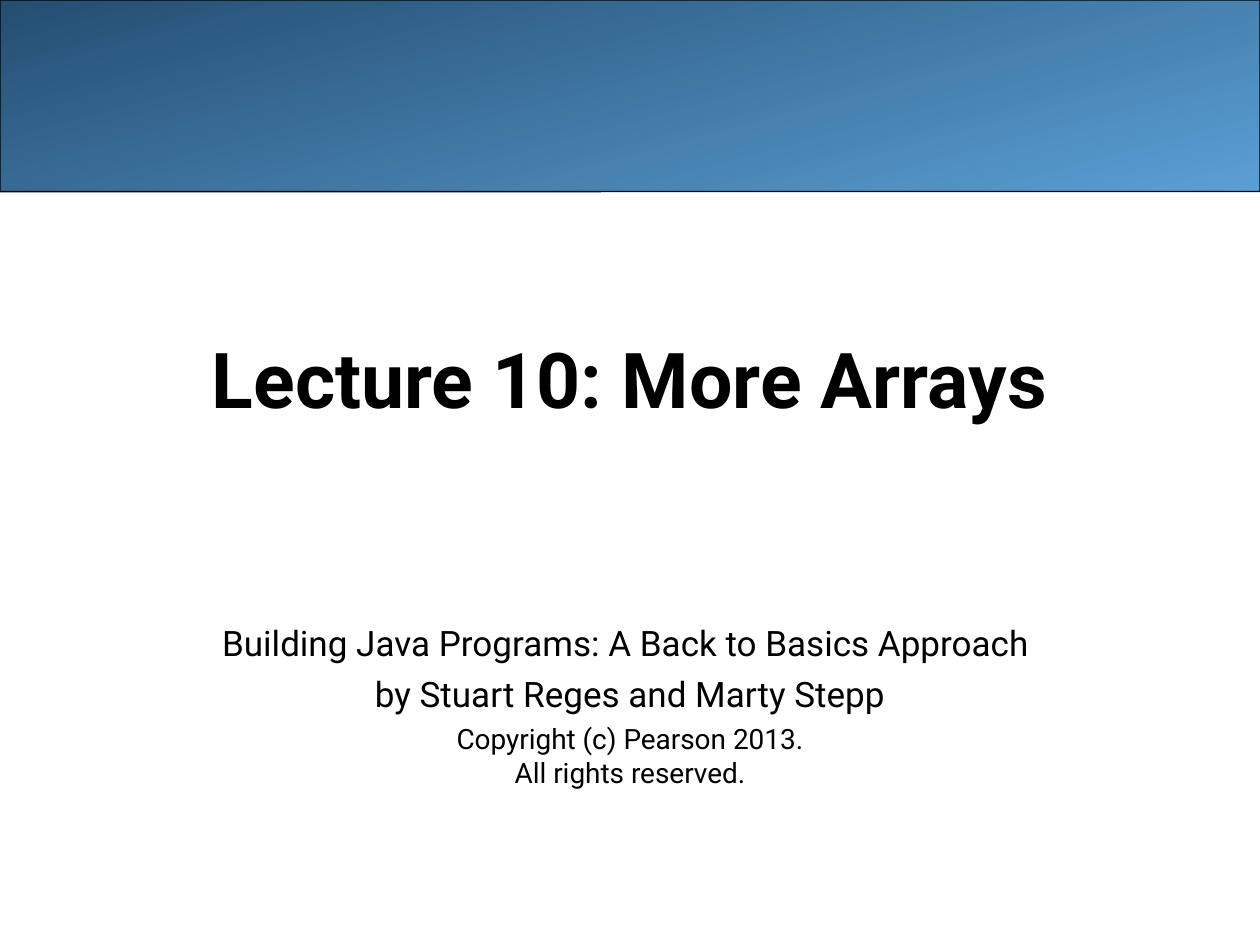
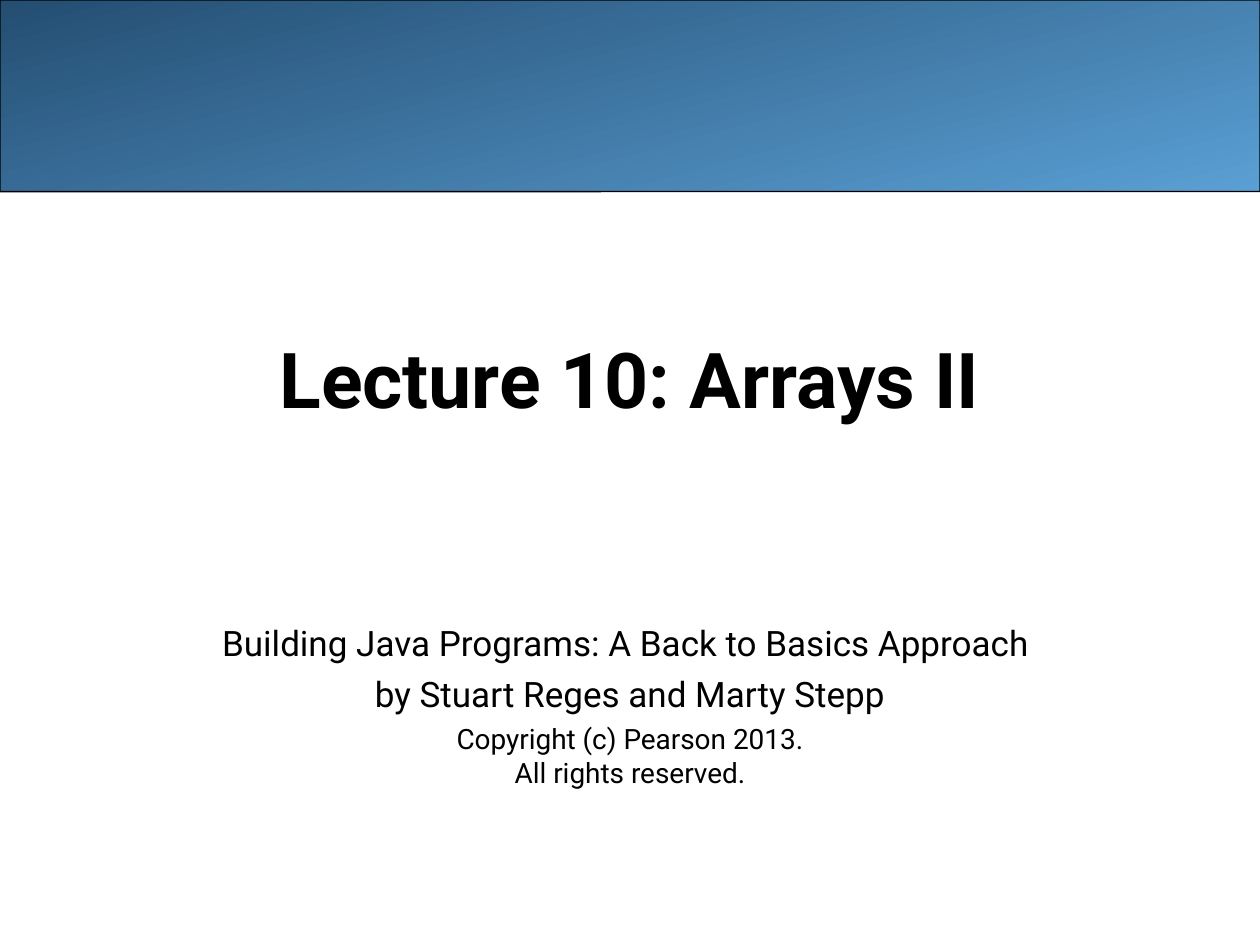
Before and after one commit to LongBaoNguyen/longbaonguyen.github.io, a slide deck: slide 1 of courses/apcsa/lecture10.ppt. Drawn at 1260x945 pixels with LibreOffice and Linux fonts; fonts in the diff are those of the drawing. Boxes give left, top, right and bottom in pixels: in the first picture for what was removed or moved away, otherwise in the second. Text is boxed around its words. In the diff, an @@ line names an element or a change of style, - is before the commit and + after.

```diff
--- a/courses/apcsa/lecture10.ppt
+++ b/courses/apcsa/lecture10.ppt
@@ title at bbox=[280, 352, 979, 425]: text changed @@
-Lecture 10: More Arrays
+Lecture 10: Arrays II
```
Also in this commit, not shown: 6 other slides changed, 1 other file.
